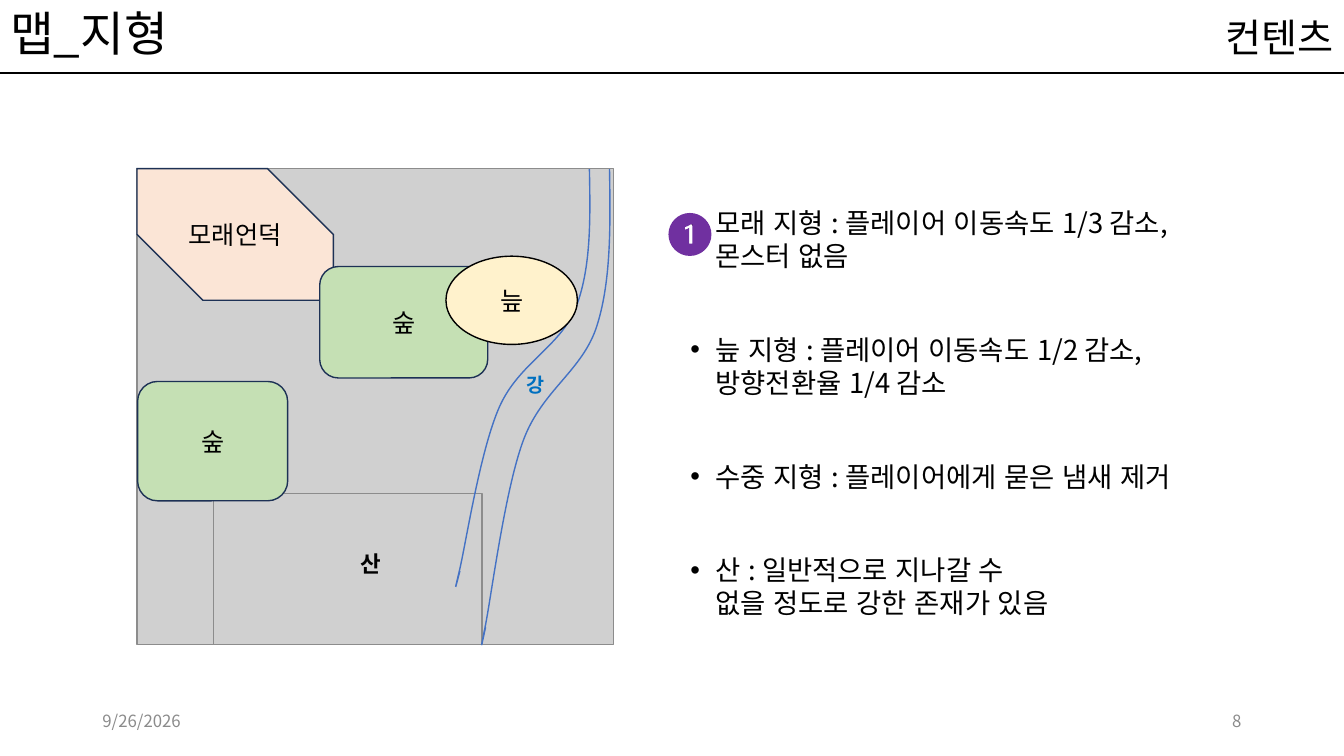
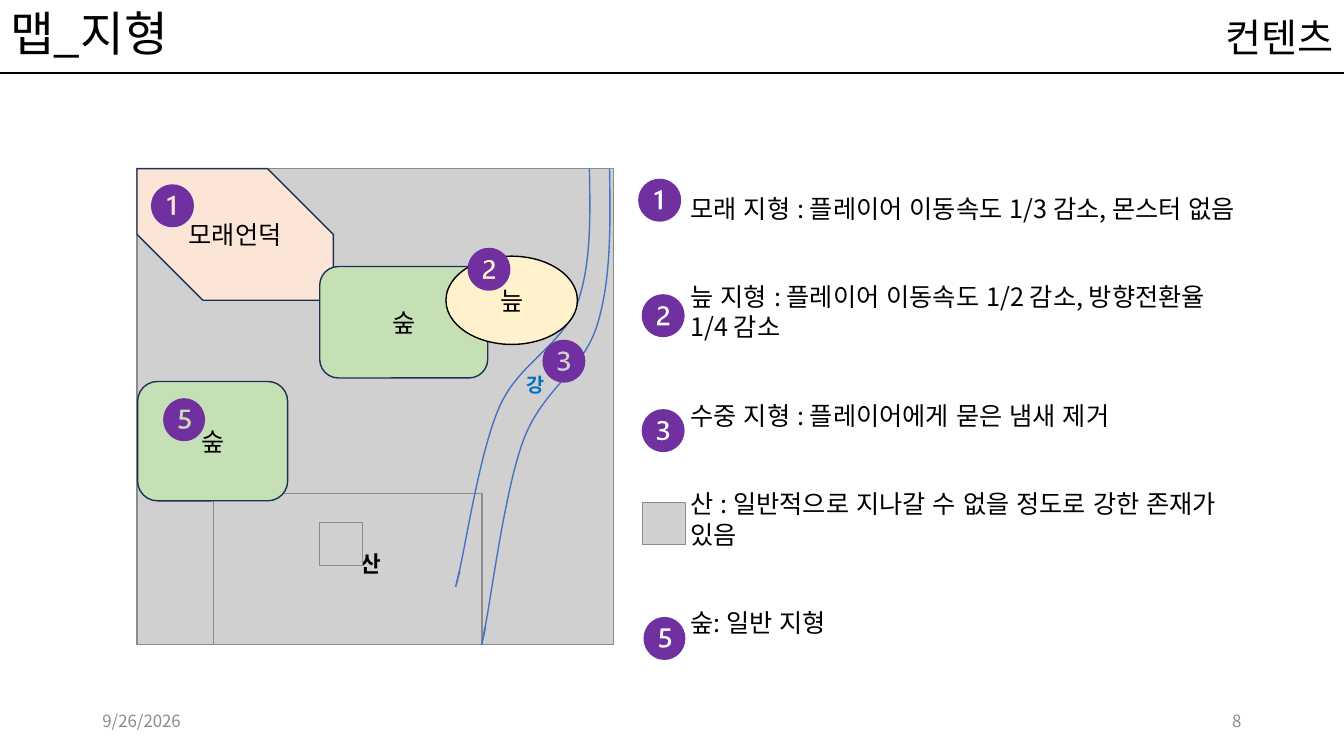
Before and after one commit to kwakyerin/2026_Graduation_Project, a slide deck: slide 8 of documents/HyunahKwon/design/designing/for_teammates/프로토타입_기획.pptx. Drawn at 1344x756 pixels with LibreOffice and Linux fonts; fonts in the diff are those of the drawing; grey boxes stand for pictures. Boxes give left, top, right and bottom in pixels: in the first picture for what was removed or moved away, otherwise in the second. Text is boxed around its words. In the diff, an @@ line names an element or a change of style, - is before the commit and + after.

Commit message:
맵 지형 설명 추가

```diff
--- a/documents/HyunahKwon/design/designing/for_teammates/프로토타입_기획.pptx
+++ b/documents/HyunahKwon/design/designing/for_teammates/프로토타입_기획.pptx
@@ text "모래 지형 : 플레이어 이동속도 ...": place and size @@
-text "모래 지형 : 플레이어 이동속도 ..." at (716,210,1168,615)
+text "모래 지형 : 플레이어 이동속도 ..." at (690,197,1235,634)
@@ text "모래 지형 : 플레이어 이동속도 ..." at (690,197,1235,634): vertical alignment top to middle @@
@@ freeform shape: place and size @@
-freeform shape at (668,213,712,256)
+freeform shape at (638,178,682,222)
@@ freeform shape added at (151,185,195,228), fill #7030A0 @@
@@ text at (690,197,1235,546): size 19.6 to 18 pt; bullet • to none @@
@@ freeform shape added at (468,248,511,291), fill #7030A0 @@
@@ freeform shape added at (642,294,686,338), fill #7030A0 @@
@@ freeform shape added at (542,340,586,383), fill #7030A0 @@
@@ freeform shape added at (163,398,206,442), fill #7030A0 @@
@@ freeform shape added at (642,409,686,453), fill #7030A0 @@
@@ picture added at (643,502,686,544) @@
@@ picture added at (320,523,362,566) @@
@@ freeform shape added at (643,617,686,660), fill #7030A0 @@
@@ text at (690,611,826,634): paragraph added @@
+숲: 일반 지형
```
